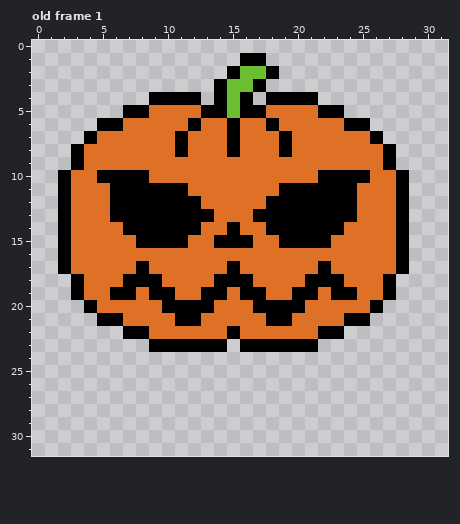
One commit to this pixel-art file: sprites/prototipoInicialAbobora.ase. The picture above was drawn from the file before the commit.
32x32 pixels, 1 frame. Shown: old frame 1. The commit also changed other frames, which this record leaves out.
After the commit:
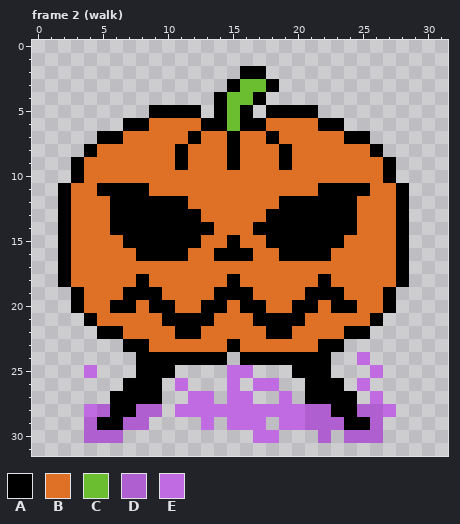
Palette (. is transparent): A #000000  B #df7126  C #6abe30  D #b05fd0  E #c06be1
A new or re-ordered frame is compared with the old frame closest to it.
The exact change:
frames 1 -> 6
Frame 2 (walk) is new; against old frame 1:
There is now colour A in row 3 at x 18; in row 4 at x 17; in row 18 at x 2 and 28; in row 20 at x 3 and 27; in row 21 at x 4 and 26; in row 22 at x 5 to 6 and 24 to 25.
There is now colour A in row 23 at x 7 to 8, 15 and 22 to 23; in row 24 at x 8 to 14 and 16 to 22; in row 25 at x 8 to 10 and 20 to 22; in row 26 at x 7 to 9 and 21 to 23; in row 27 at x 6 to 9 and 21 to 24; in row 28 at x 6 to 7 and 23 to 24.
There is now colour A in row 29 at x 5 to 6 and 24 to 25.
The edit turns colour B into colour A in row 5 at x 9 to 12 and 18 to 21; in row 6 at x 7 to 8, 13 to 14, 16 to 17 and 22 to 23; in row 7 at x 5 to 6, 12, 18 and 24 to 25; in row 8 at x 4 and 26; in row 9 at x 11, 15 and 19; in row 10 at x 3 and 27.
The edit turns colour B into colour A in row 11 at x 5 and 25; in row 14 at x 6, 13, 17 and 24; in row 15 at x 7, 12, 18 and 23; in row 16 at x 8 to 11, 14 to 16 and 19 to 22; in row 19 at x 8, 15 and 22; in row 20 at x 6 to 7, 9, 14, 16, 21 and 23 to 24.
The edit turns colour B into colour A in row 21 at x 10, 13, 17 and 20; in row 22 at x 11 to 12 and 18 to 19.
The edit turns colour C into colour A in row 2 at x 16 to 17; in row 3 at x 15.
The edit turns colour A into colour B in row 6 at x 12 and 18; in row 7 at x 11 and 19; in row 10 at x 5 to 8 and 22 to 25; in row 11 at x 9 to 11 and 19 to 21; in row 12 at x 12 and 18; in row 13 at x 13 and 17.
The edit turns colour A into colour B in row 14 at x 15; in row 15 at x 14 and 16; in row 17 at x 8, 15 and 22; in row 18 at x 3, 7, 9, 14, 16, 21, 23 and 27; in row 19 at x 6, 10, 13, 17, 20 and 24; in row 20 at x 4, 11 to 12, 18 to 19 and 26.
The edit turns colour A into colour B in row 21 at x 5 to 6 and 24 to 25; in row 22 at x 7 to 8, 15 and 22 to 23; in row 23 at x 9 to 14 and 16 to 21.
The edit turns colour A into colour C in row 3 at x 17; in row 4 at x 16; in row 6 at x 15.
There is now colour D in row 28 at x 5, 8 to 9, 21 to 22 and 25 to 26; in row 29 at x 4, 7 to 8, 21 to 23 and 26; in row 30 at x 4 to 6, 22 and 24 to 26.
There is now colour E in row 24 at x 25; in row 25 at x 4, 15 to 16 and 26; in row 26 at x 11, 15, 17 to 18 and 25; in row 27 at x 12 to 13, 15 to 16, 19 and 26; in row 28 at x 4, 11 to 20 and 27; in row 29 at x 13, 15 to 17 and 19 to 20.
There is now colour E in row 30 at x 17 to 18.
Colour A is gone in row 1 at x 16 to 17; in row 2 at x 15 and 18; in row 3 at x 14; in row 4 at x 9 to 12 and 18 to 21; in row 5 at x 7 to 8, 13, 17 and 22 to 23; in row 6 at x 5 to 6 and 24 to 25.
Colour A is gone in row 7 at x 4 and 26; in row 8 at x 3 and 27; in row 10 at x 2 and 28.
Pixel boxes of the changes (left, top, right, bottom) in both pictures:
changed: (58, 53, 409, 443)
